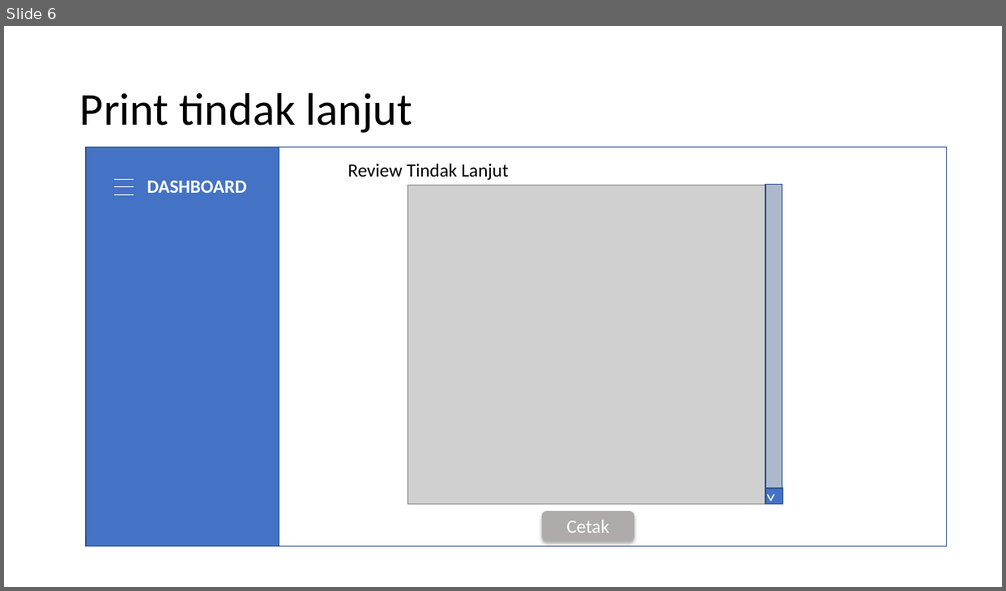
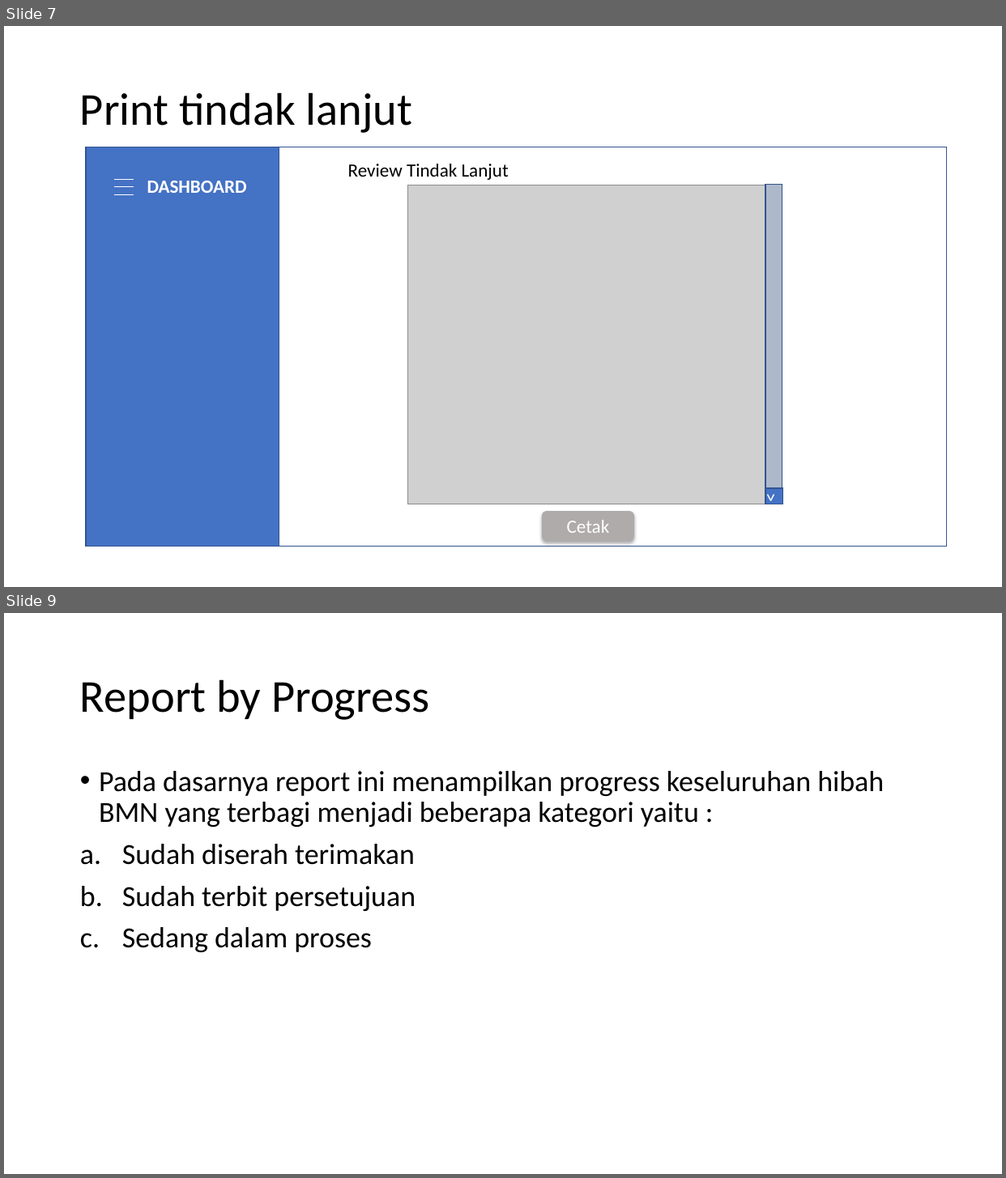
Before and after one commit to ramadhanbay/hibah_helper, a slide deck: Document/Charts & UI.pptx. Shown one above the other, each under a label of ours: slide 6 before the commit, slides 7 and 9 after it; the slides between them are not shown. The pictures are 1006x591 and 1006x1178 pixels, drawn with LibreOffice and Linux fonts; fonts in the diff are those of the drawing; grey boxes stand for pictures. Boxes give left, top, right and bottom in pixels: in the first picture for what was removed or moved away, otherwise in the second. Text is boxed around its words. In the diff, an @@ line names an element or a change of style, - is before the commit and + after.

Commit message:
report

```diff
--- a/Document/Charts & UI.pptx
+++ b/Document/Charts & UI.pptx
@@ slide 9 added at <box>4,613,1002,1174</box>, background #FFFFFF @@
@@ title added at <box>80,679,429,720</box>, 44 pt, text #000000 @@
+Report by Progress
@@ text added at <box>99,771,884,952</box>, 28 pt, text #000000 @@
+• Pada dasarnya report ini menampilkan progress keseluruhan hibah BMN yang terbagi menjadi beberapa kategori yaitu :
+a. Sudah diserah terimakan
+b. Sudah terbit persetujuan
+c. Sedang dalam proses
@@ what was slide 6 is now slide 7 @@
```
Also in this commit, not shown: 6 other slides added, 10 other files.
